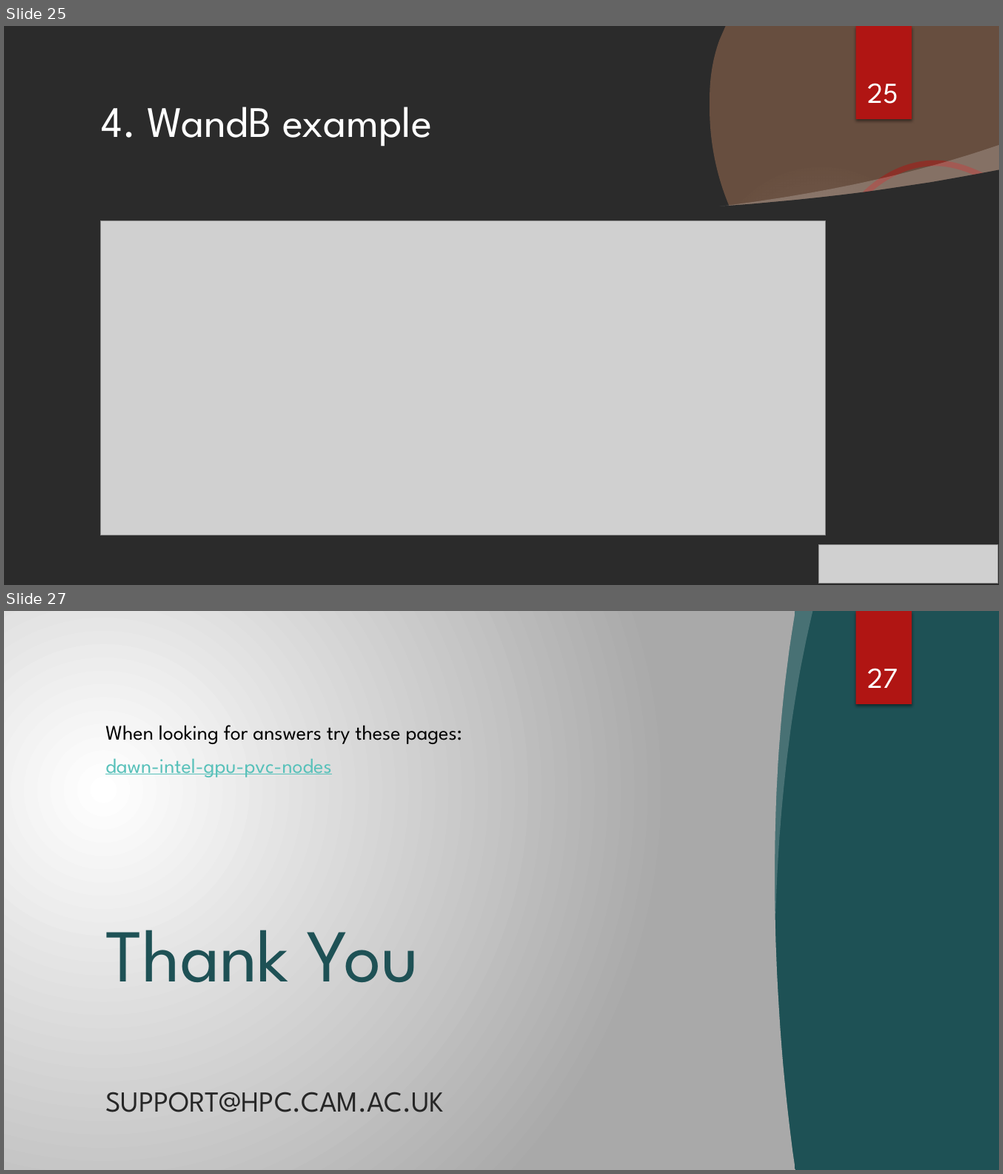
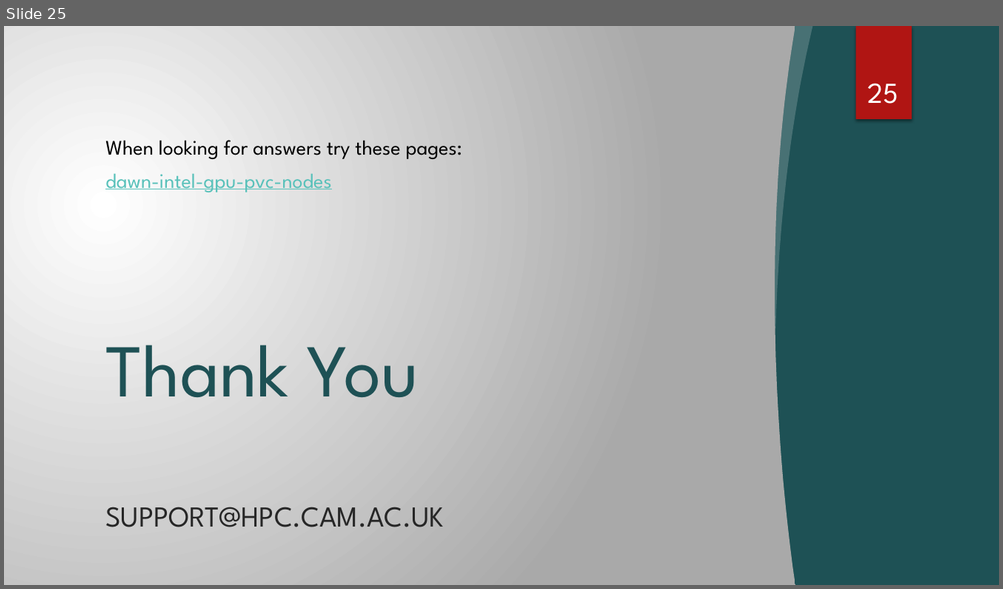
Before and after one commit to RSE-Cambridge/Intro-to-Dawn, a slide deck: Part3-PythonEnvironments/Slides/PyEnvs_onDAWN.pptx. Shown one above the other, each under a label of ours: slides 25 and 27 before the commit, slide 25 after it; the slides between them are not shown. The pictures are 1003x1174 and 1003x589 pixels, drawn with LibreOffice and Linux fonts; fonts in the diff are those of the drawing; grey boxes stand for pictures; background and template pictures are left out; a plain dark background stands for a picture behind light text. Boxes give left, top, right and bottom in pixels: in the first picture for what was removed or moved away, otherwise in the second. Text is boxed around its words. In the diff, an @@ line names an element or a change of style, - is before the commit and + after.

Commit message:
Examples Update

```diff
--- a/Part3-PythonEnvironments/Slides/PyEnvs_onDAWN.pptx
+++ b/Part3-PythonEnvironments/Slides/PyEnvs_onDAWN.pptx
@@ slide 25 removed at bbox=[4, 26, 999, 585], background picture (left out); not listed: 1 template element that a slide beside it also shows @@
@@ freeform shape removed at bbox=[710, 26, 999, 407] @@
@@ rectangle removed at bbox=[855, 26, 911, 119] @@
@@ page number removed at bbox=[867, 83, 898, 104] @@
-25
@@ title removed at bbox=[102, 107, 432, 147] @@
-4. WandB example
@@ freeform shape removed at bbox=[716, 145, 999, 212] @@
@@ freeform shape removed at bbox=[4, 170, 999, 585] @@
@@ ellipse removed at bbox=[706, 163, 936, 392] @@
@@ freeform shape removed at bbox=[808, 164, 999, 585] @@
@@ picture removed at bbox=[100, 221, 825, 536] @@
@@ picture removed at bbox=[819, 545, 998, 584] @@
@@ what was slide 27 is now slide 25 @@
@@ page number at bbox=[867, 83, 898, 104]: text changed @@
-27
+25
```
Also in this commit, not shown: 6 slides changed, 1 other slide removed, 5 other files.
